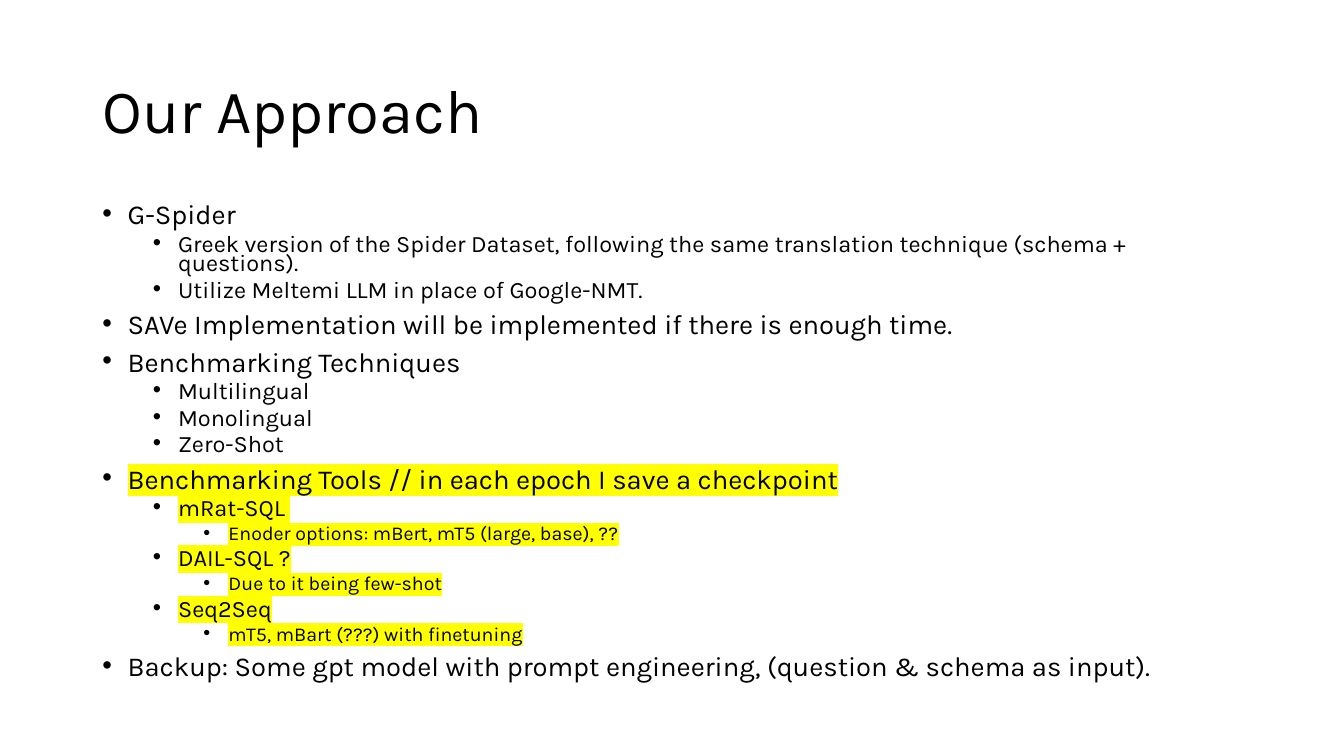
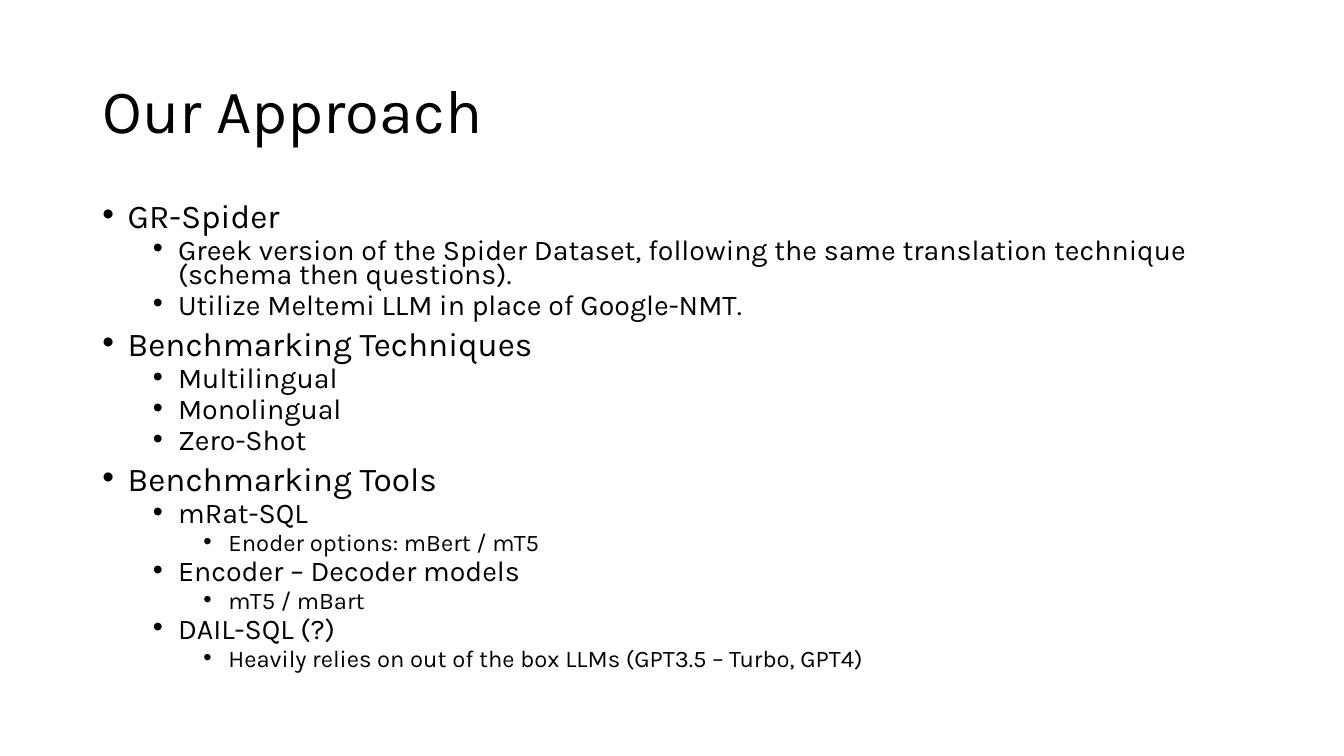
Before and after one commit to giannisfourfouris/Database-Systems, a slide deck: slide 18 of Presentation/MultiSpider_Presentation.pptx. Drawn at 1344x756 pixels with LibreOffice and Linux fonts; fonts in the diff are those of the drawing. Boxes give left, top, right and bottom in pixels: in the first picture for what was removed or moved away, otherwise in the second. Text is boxed around its words. In the diff, an @@ line names an element or a change of style, - is before the commit and + after.

```diff
--- a/Presentation/MultiSpider_Presentation.pptx
+++ b/Presentation/MultiSpider_Presentation.pptx
@@ text at box(128, 205, 1186, 291): text changed; size 16.8 to 20.4 pt @@
-• G-Spider
-  • Greek version of the Spider Dataset, following the same translation technique (schema + questions).
+• GR-Spider
+  • Greek version of the Spider Dataset, following the same translation technique (schema then questions).
@@ text at box(128, 295, 741, 528): size 16.8 to 20.4 pt in "Utilize Meltemi LLM in place of Google-NMT.", "Multilingual", "Monolingual", "Zero-Shot" and 1 more places; size 19.6 to 23.8 pt in "Benchmarking Techniques"; highlight #FFFF00 to none in "mRat-SQL" @@
@@ text at box(128, 315, 952, 341): paragraph removed @@
-• SAVe Implementation will be implemented if there is enough time.
@@ text at box(128, 468, 437, 499): text changed; size 19.6 to 23.8 pt @@
-• Benchmarking Tools // in each epoch I save a checkpoint
+• Benchmarking Tools
@@ text at box(178, 534, 862, 673): text changed; size 14 to 17 pt @@
-    • Enoder options: mBert, mT5 (large, base), ??
-  • DAIL-SQL ?
-    • Due to it being few-shot
-  • Seq2Seq
-    • mT5, mBart (???) with finetuning
-• Backup: Some gpt model with prompt engineering, (question & schema as input).
+    • Enoder options: mBert / mT5
+  • Encoder – Decoder models
+    • mT5 / mBart
+  • DAIL-SQL (?)
+    • Heavily relies on out of the box LLMs (GPT3.5 – Turbo, GPT4)
```
Also in this commit, not shown: 1 other slide changed, 1 slide added.
